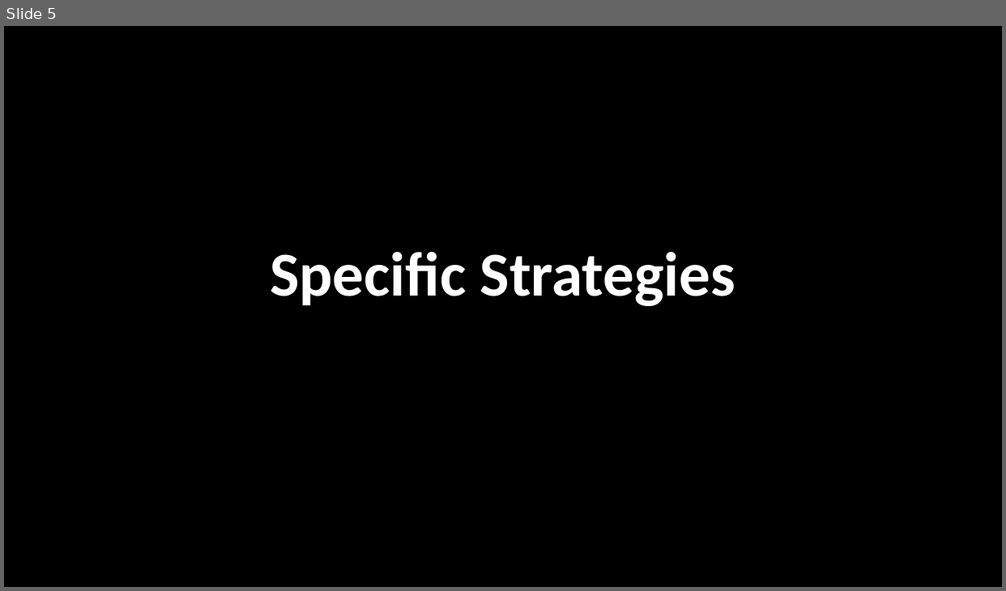
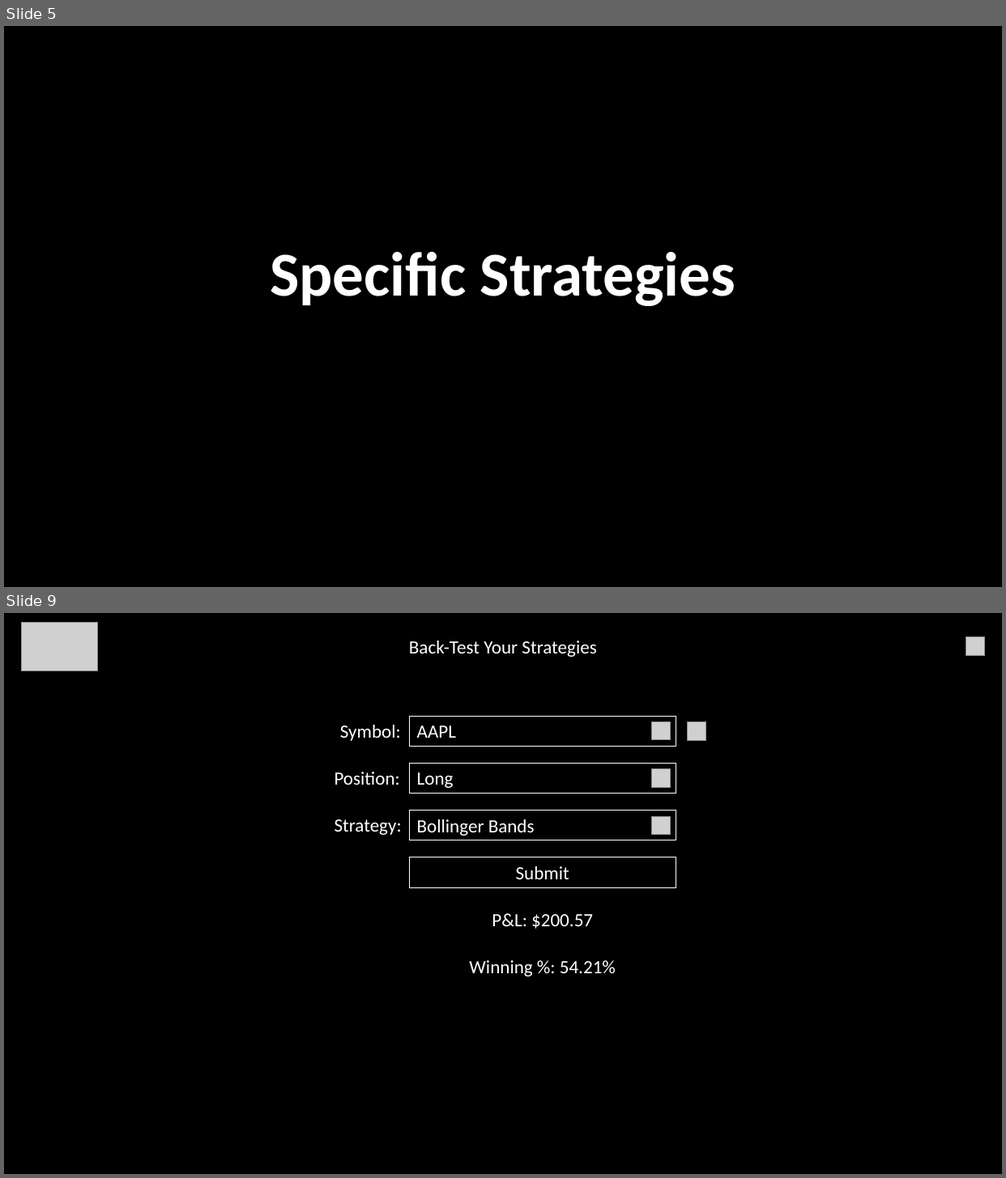
Before and after one commit to MosElsh/Backtesting-app, a slide deck: App Designs/Dark Mode App Design.pptx. Shown one above the other, each under a label of ours: slide 5 before the commit, slides 5 and 9 after it; the slides between them are not shown. The pictures are 1006x591 and 1006x1178 pixels, drawn with LibreOffice and Linux fonts; fonts in the diff are those of the drawing; grey boxes stand for pictures. Boxes give left, top, right and bottom in pixels: in the first picture for what was removed or moved away, otherwise in the second. Text is boxed around its words. In the diff, an @@ line names an element or a change of style, - is before the commit and + after.

```diff
--- a/App Designs/Dark Mode App Design.pptx
+++ b/App Designs/Dark Mode App Design.pptx
@@ slide 9 added at <box>4,613,1002,1174</box>, background #000000 @@
@@ picture added at <box>21,622,98,671</box> @@
@@ text added at <box>409,641,596,657</box>, 18 pt, text #FFFFFF @@
+Back-Test Your Strategies
@@ picture added at <box>966,637,985,656</box> @@
@@ text added at <box>340,725,401,741</box>, 18 pt, text #FFFFFF @@
+Symbol:
@@ rectangle added at <box>410,717,676,747</box>, outline #FFFFFF 0.75 pt, 18 pt, text #FFFFFF @@
+AAPL
@@ picture added at <box>651,722,671,740</box> @@
@@ picture added at <box>688,722,706,740</box> @@
@@ text added at <box>334,772,400,785</box>, 18 pt, text #FFFFFF @@
+Position:
@@ rectangle added at <box>410,764,676,794</box>, outline #FFFFFF 0.75 pt, 18 pt, text #FFFFFF @@
+Long
@@ picture added at <box>651,769,671,787</box> @@
@@ text added at <box>334,820,402,835</box>, 18 pt, text #FFFFFF @@
+Strategy:
@@ rectangle added at <box>410,811,676,841</box>, outline #FFFFFF 0.75 pt, 18 pt, text #FFFFFF @@
+Bollinger Bands
@@ picture added at <box>651,816,671,835</box> @@
@@ rectangle added at <box>410,858,676,888</box>, outline #FFFFFF 0.75 pt, 18 pt, text #FFFFFF @@
+Submit
@@ text added at <box>492,914,593,929</box>, 18 pt, text #FFFFFF @@
+P&L: $200.57
@@ text added at <box>469,960,616,977</box>, 18 pt, text #FFFFFF @@
+Winning %: 54.21%
```
Also in this commit, not shown: 3 slides changed, 19 other files.
